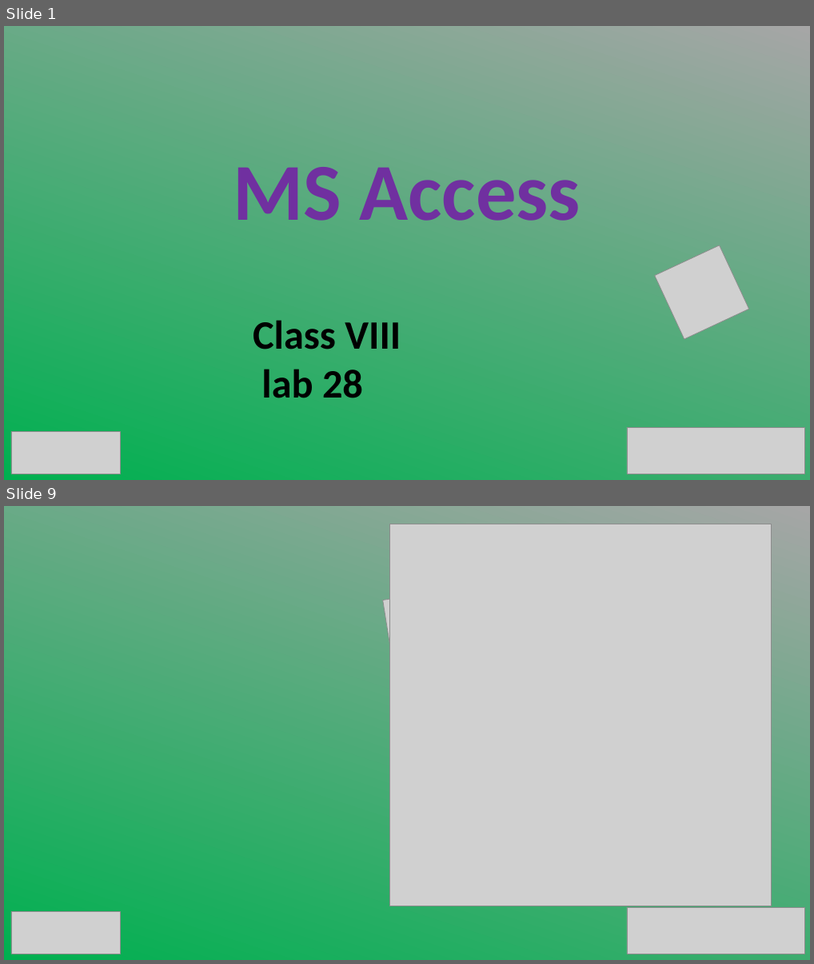
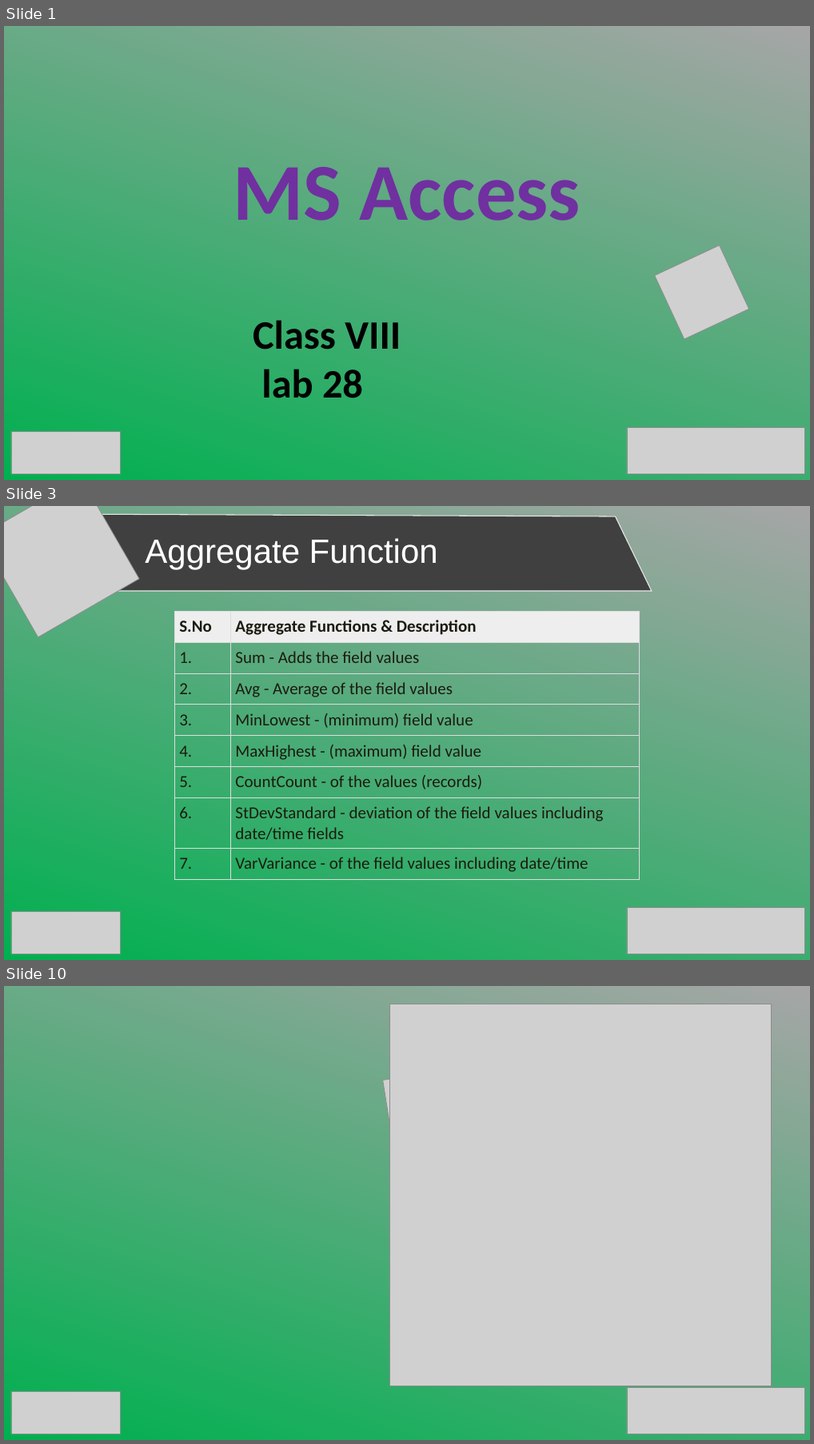
Before and after one commit to SabitDeepto/IIDP, a slide deck: class 8/lab 30 (Access)/2. Presentation/lab 30.pptx. Shown one above the other, each under a label of ours: slides 1 and 9 before the commit, slides 1, 3 and 10 after it; the slides between them are not shown. The pictures are 814x964 and 814x1444 pixels, drawn with LibreOffice and Linux fonts; fonts in the diff are those of the drawing; grey boxes stand for pictures. Boxes give left, top, right and bottom in pixels: in the first picture for what was removed or moved away, otherwise in the second. Text is boxed around its words. In the diff, an @@ line names an element or a change of style, - is before the commit and + after.

```diff
--- a/class 8/lab 30 (Access)/2. Presentation/lab 30.pptx
+++ b/class 8/lab 30 (Access)/2. Presentation/lab 30.pptx
@@ slide 3 added at (x1=4, y1=506, x2=810, y2=960), background gradient #00B050 to #A6A6A6 @@
@@ picture added at (x1=4, y1=506, x2=139, y2=637) @@
@@ freeform shape added at (x1=33, y1=514, x2=652, y2=591), fill #404040, outline #FFFFFF 1 pt @@
@@ text added at (x1=145, y1=538, x2=438, y2=570), 40 pt, text #FFFFFF @@
+Aggregate Function
@@ table added at (x1=174, y1=612, x2=641, y2=877), 8 rows, 2 columns @@
+S.No | Aggregate Functions & Description
+1. | Sum - Adds the field values
+2. | Avg - Average of the field values
+3. | MinLowest - (minimum) field value
+4. | MaxHighest - (maximum) field value
+5. | CountCount - of the values (records)
+6. | StDevStandard - deviation of the field values including date/time fields
+7. | VarVariance - of the field values including date/time
@@ picture added at (x1=11, y1=912, x2=120, y2=953) @@
@@ picture added at (x1=627, y1=907, x2=806, y2=954) @@
@@ what was slide 9 is now slide 10 @@
```
Also in this commit, not shown: 1 slide changed, 6 other slides added, 6 slides removed, 10 other files.
